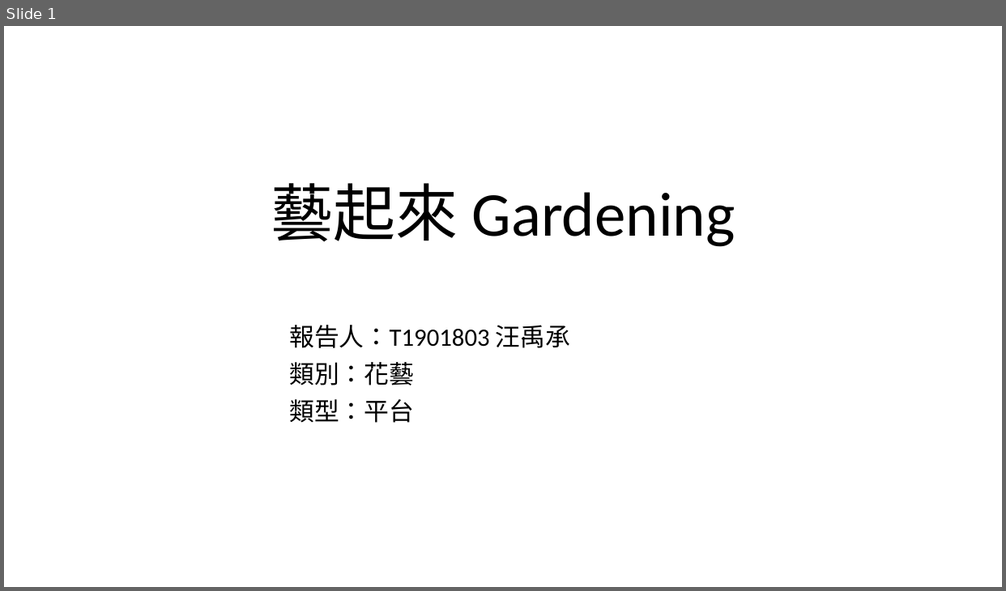
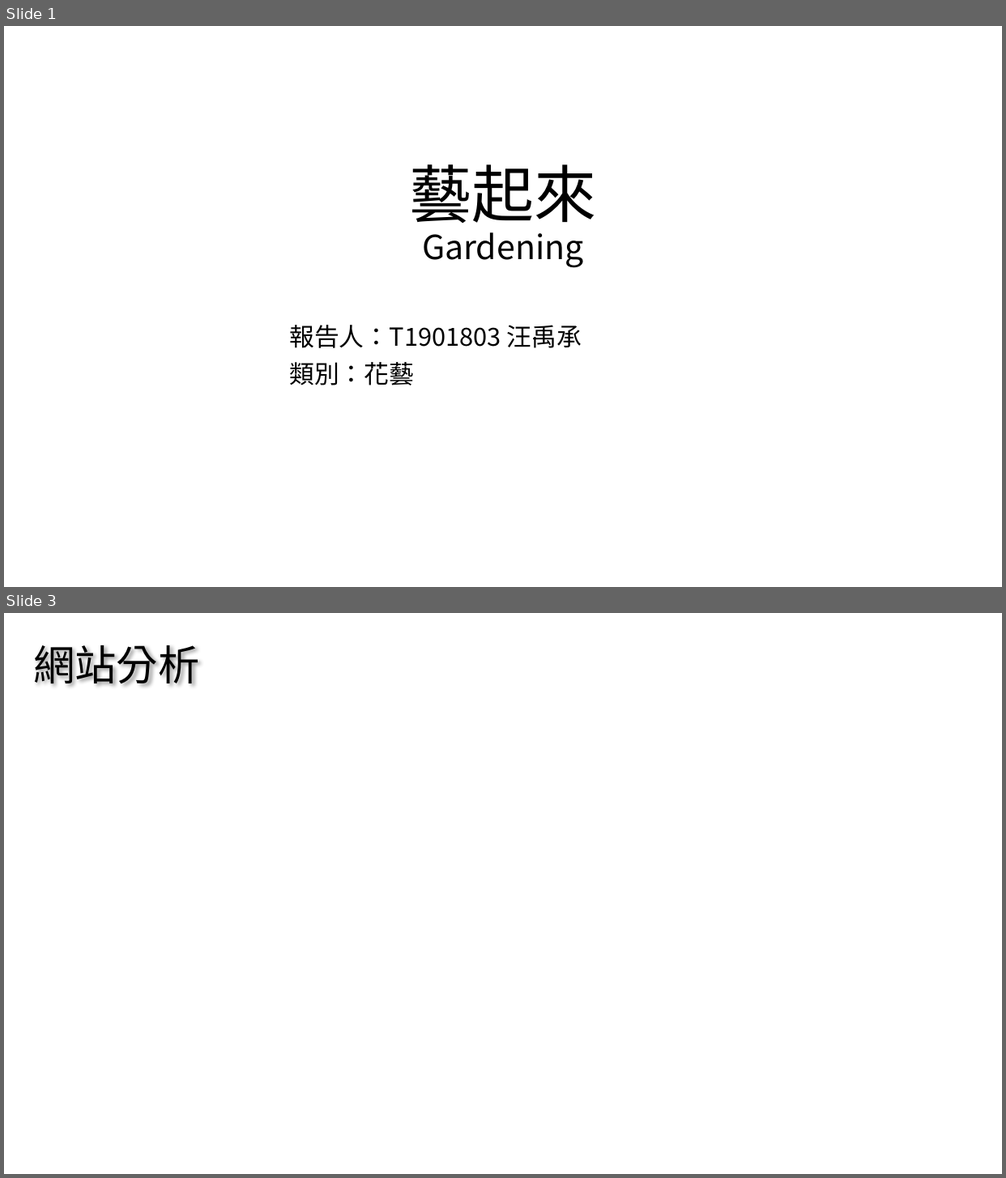
Before and after one commit to MercyLM/MyWeb, a slide deck: 個人作品報告.pptx. Shown one above the other, each under a label of ours: slide 1 before the commit, slides 1 and 3 after it; the slides between them are not shown. The pictures are 1006x591 and 1006x1178 pixels, drawn with LibreOffice and Linux fonts; fonts in the diff are those of the drawing. Boxes give left, top, right and bottom in pixels: in the first picture for what was removed or moved away, otherwise in the second. Text is boxed around its words. In the diff, an @@ line names an element or a change of style, - is before the commit and + after.

```diff
--- a/個人作品報告.pptx
+++ b/個人作品報告.pptx
@@ slide 3 added at (4, 613, 1002, 1174), background #FFFFFF @@
@@ text added at (33, 645, 199, 684), 40 pt, text #000000 @@
+網站分析
@@ slide 1 changed as well @@
@@ title "藝起來 Gardening" at (409, 165, 596, 268): size 60 to 32 pt in "Gardening"; font Calibri to Noto Sans CJK JP @@
@@ subtitle "報告人：T1901803 汪禹承" at (289, 325, 582, 386): font Calibri to Noto Sans CJK JP @@
@@ subtitle at (289, 399, 414, 423): paragraph removed @@
-類型：平台
```
Also in this commit, not shown: 2 other slides changed, 11 other slides added, 1 slide removed.
